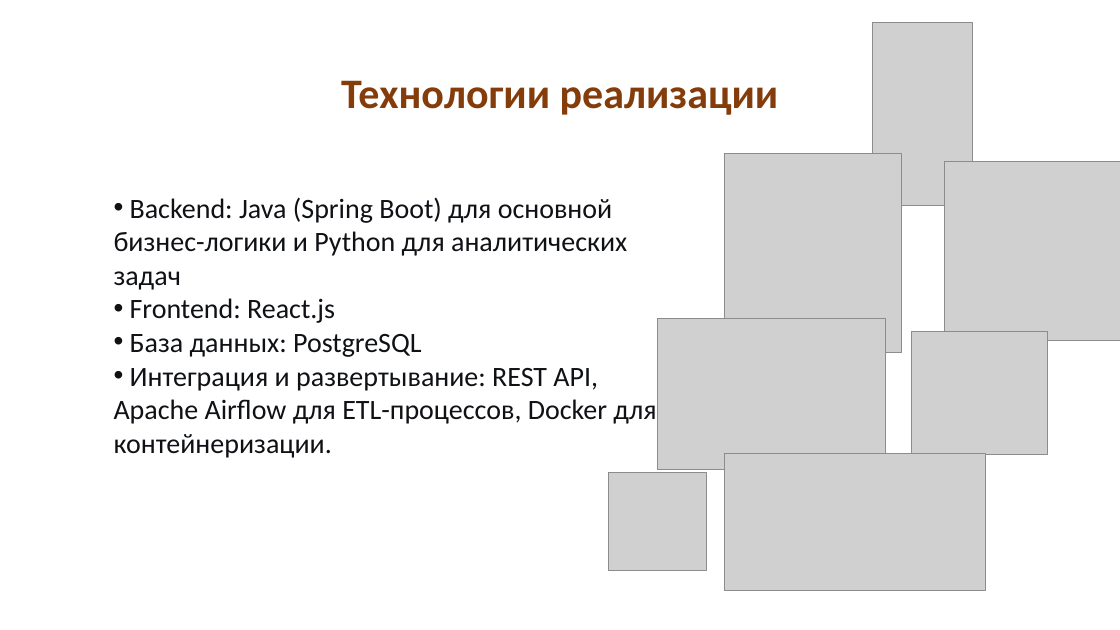
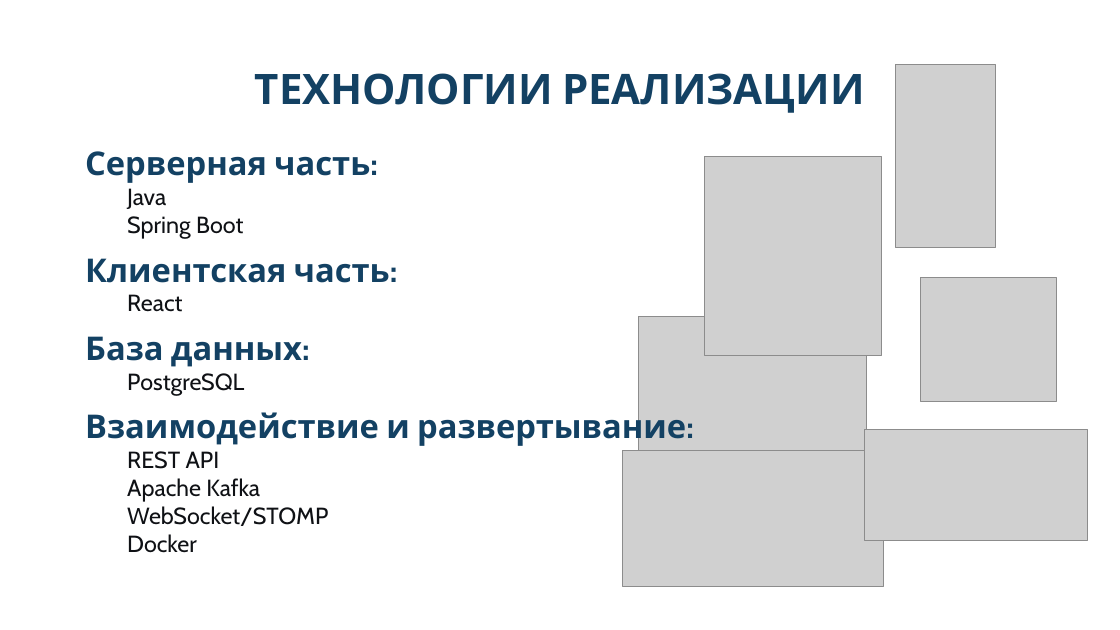
Before and after one commit to koshachya-myatka/vkr, a slide deck: slide 7 of Документы/Защита_Парамонова_АС.pptx. Drawn at 1120x630 pixels with LibreOffice and Linux fonts; fonts in the diff are those of the drawing; grey boxes stand for pictures. Boxes give left, top, right and bottom in pixels: in the first picture for what was removed or moved away, otherwise in the second. Text is boxed around its words. In the diff, an @@ line names an element or a change of style, - is before the commit and + after.

```diff
--- a/Документы/Защита_Парамонова_АС.pptx
+++ b/Документы/Защита_Парамонова_АС.pptx
@@ title at [255,73,865,113]: text changed; font Calibri to Cabin; text colour #843C0B to #134163 @@
-Технологии реализации
+ТЕХНОЛОГИИ РЕАЛИЗАЦИИ
@@ picture: place and size @@
-picture at [873,23,973,206]
+picture at [896,65,996,248]
@@ text at [85,151,686,553]: text changed; size 24 to 28 pt; font Calibri to Cabin; text colour #0F1115 to #134163; bold on @@
-• Backend: Java (Spring Boot) для основной бизнес-логики и Python для аналитических задач
-• Frontend: React.js
-• База данных: PostgreSQL
-• Интеграция и развертывание: REST API, Apache Airflow для ETL-процессов, Docker для контейнеризации.
+Серверная часть:
+  Java
+  Spring Boot
+Клиентская часть:
+  React
+База данных:
+  PostgreSQL
+Взаимодействие и развертывание:
+  REST API
+  Apache Kafka
+  WebSocket/STOMP
+  Docker
@@ picture: place and size @@
-picture at [725,154,902,353]
+picture at [705,156,881,355]
@@ picture removed at [945,161,1120,340] @@
@@ picture: place and size @@
-picture at [912,331,1047,455]
+picture at [921,278,1056,402]
@@ picture: place and size @@
-picture at [658,319,886,470]
+picture at [639,317,867,467]
@@ picture added at [865,429,1087,541] @@
@@ picture removed at [609,473,707,571] @@
@@ picture: place and size @@
-picture at [725,454,986,591]
+picture at [623,450,883,587]
```
Also in this commit, not shown: 6 other slides changed, 7 slides added, 10 slides removed, 11 other files.
